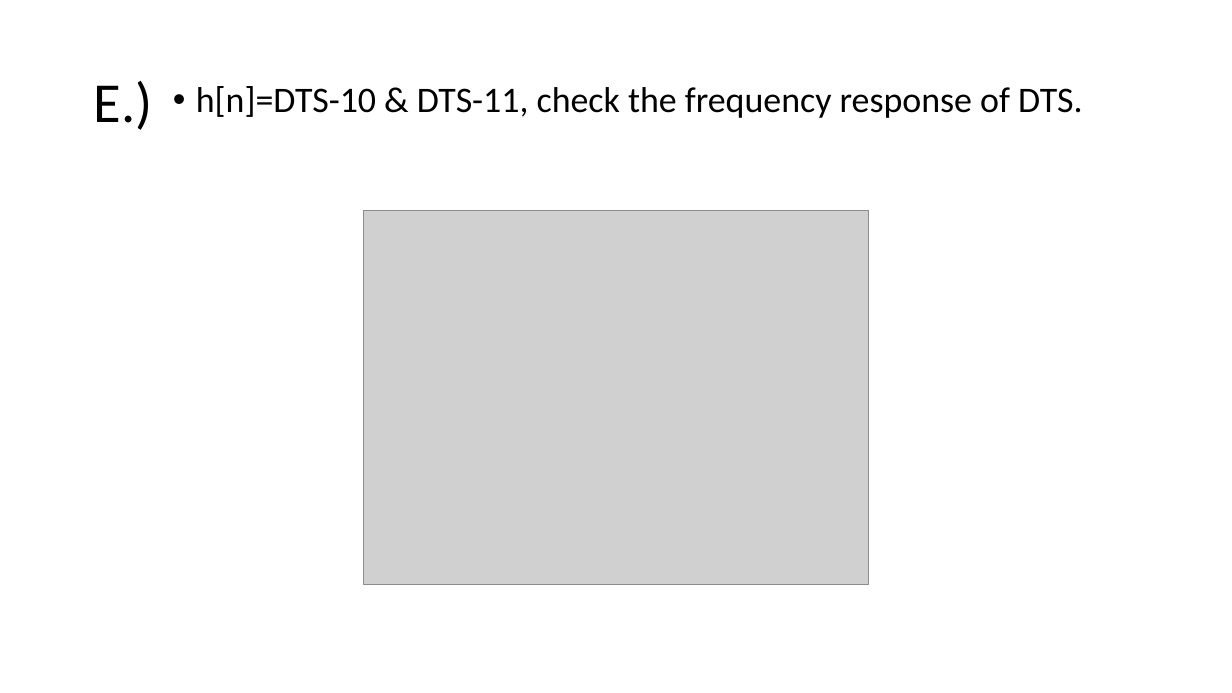
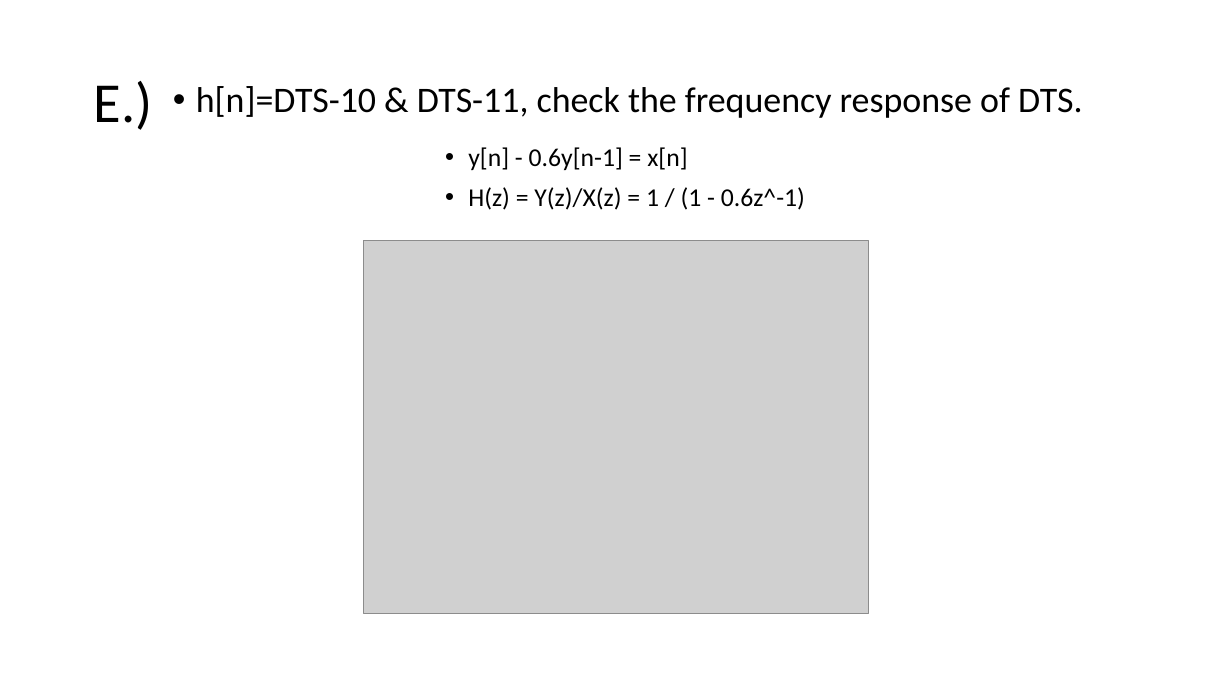
Before and after one commit to a98982323/DSP, a slide deck: slide 8 of Present/DSP w3.pptx. Drawn at 1232x693 pixels with LibreOffice and Linux fonts; fonts in the diff are those of the drawing; grey boxes stand for pictures. Boxes give left, top, right and bottom in pixels: in the first picture for what was removed or moved away, otherwise in the second. Text is boxed around its words. In the diff, an @@ line names an element or a change of style, - is before the commit and + after.

```diff
--- a/Present/DSP w3.pptx
+++ b/Present/DSP w3.pptx
@@ text added at <box>468,147,805,210</box>, 20 pt, text #000000 @@
+• y[n] - 0.6y[n-1] = x[n]
+• H(z) = Y(z)/X(z) = 1 / (1 - 0.6z^-1)
@@ picture: place and size @@
-picture at <box>363,211,869,584</box>
+picture at <box>363,240,869,614</box>
```
Also in this commit, not shown: 1 slide added, 1 slide removed, 3 other files.
